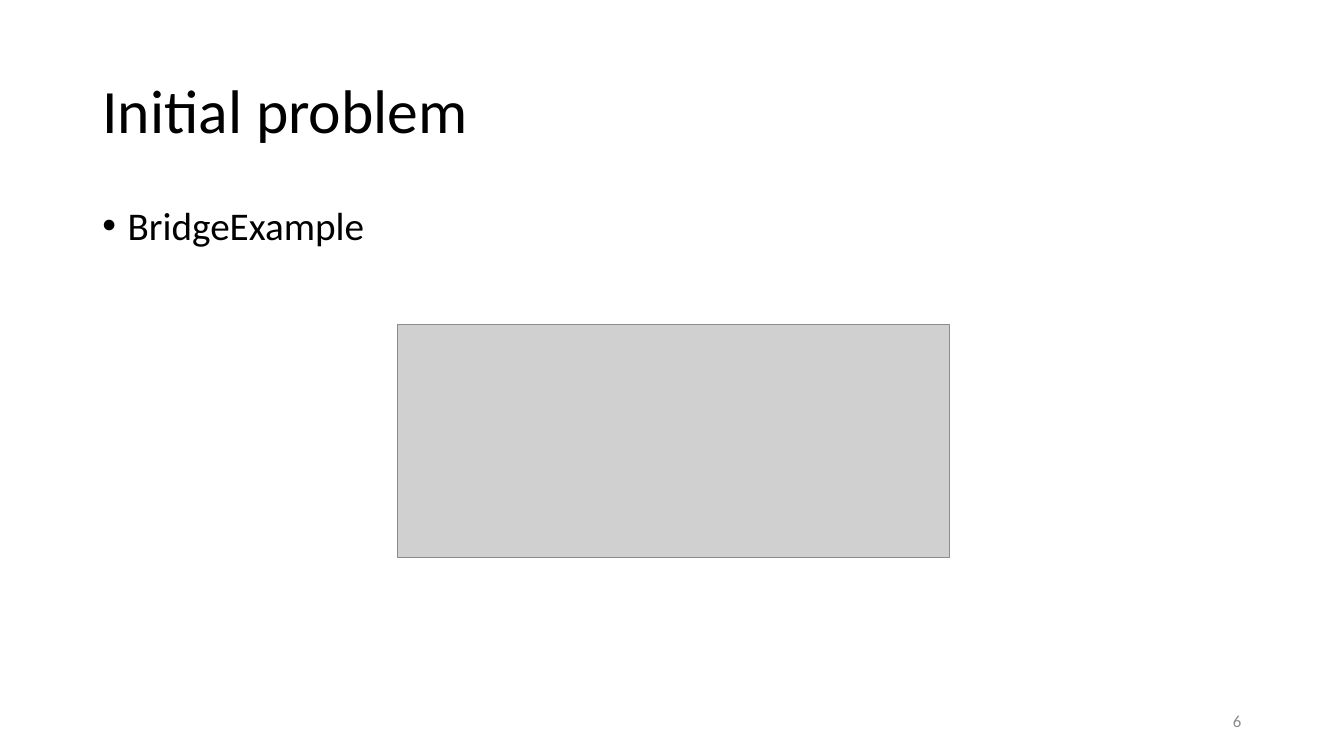
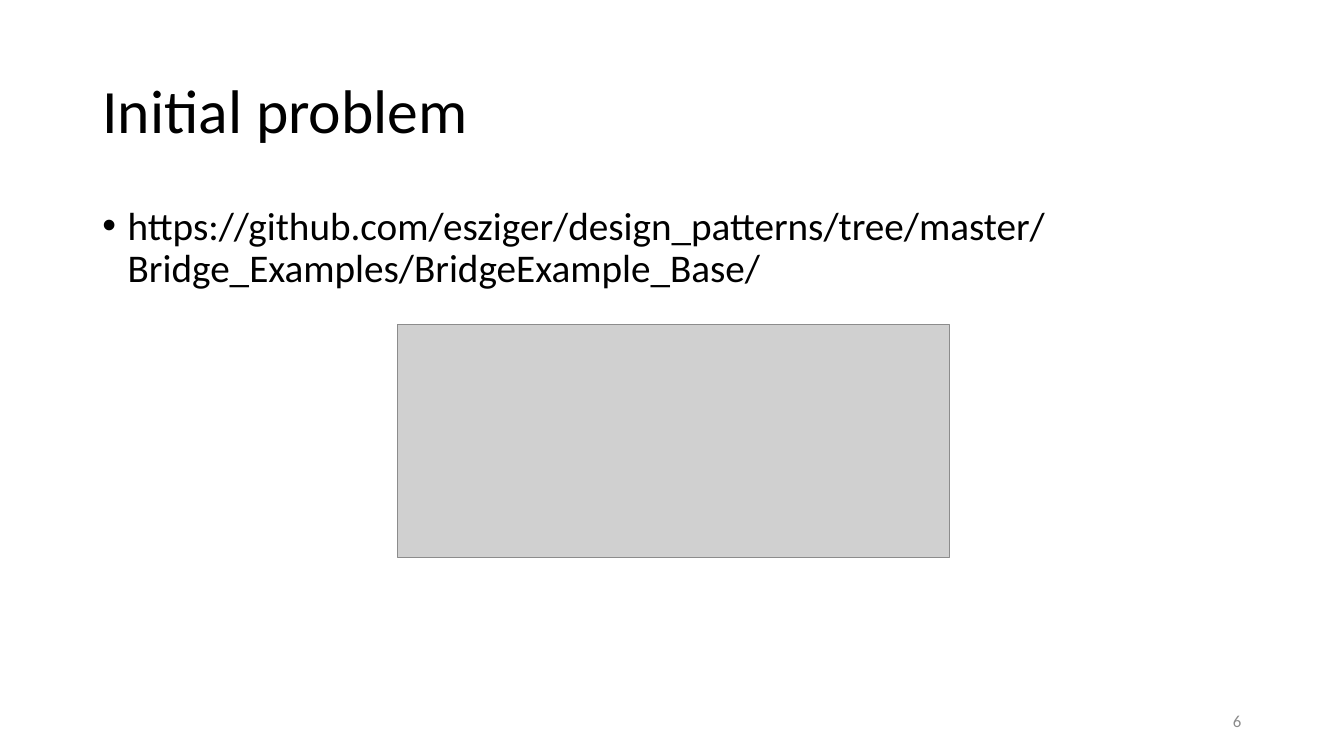
Before and after one commit to esziger/design_patterns, a slide deck: slide 6 of DP02_Bridge_Pattern.pptx. Drawn at 1344x756 pixels with LibreOffice and Linux fonts; fonts in the diff are those of the drawing; grey boxes stand for pictures. Boxes give left, top, right and bottom in pixels: in the first picture for what was removed or moved away, otherwise in the second. Text is boxed around its words. In the diff, an @@ line names an element or a change of style, - is before the commit and + after.

```diff
--- a/DP02_Bridge_Pattern.pptx
+++ b/DP02_Bridge_Pattern.pptx
@@ text at <box>128,212,1045,289</box>: text changed @@
-• BridgeExample
+• https://github.com/esziger/design_patterns/tree/master/Bridge_Examples/BridgeExample_Base/
```
Also in this commit, not shown: 2 other slides changed.
